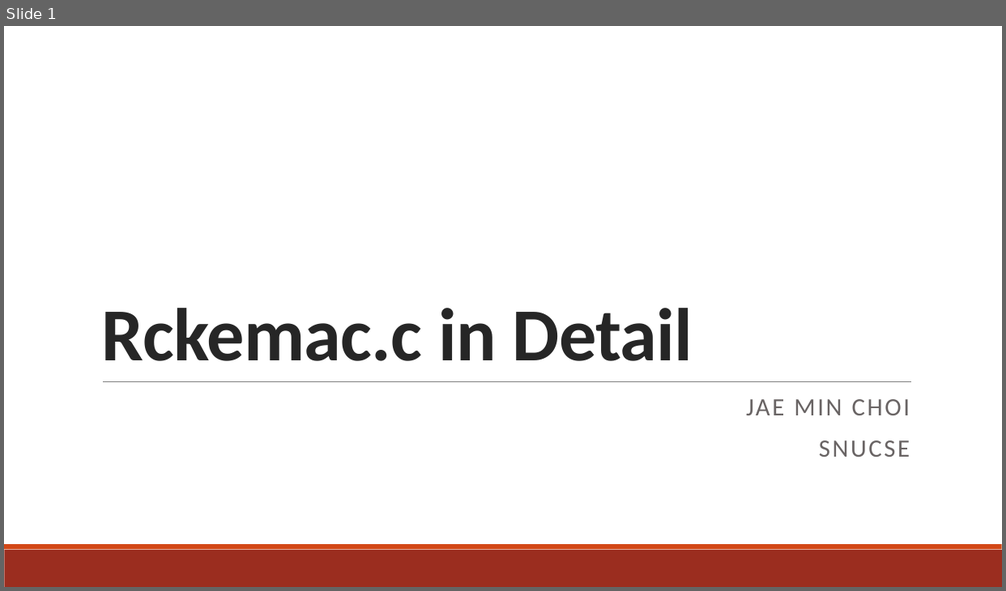
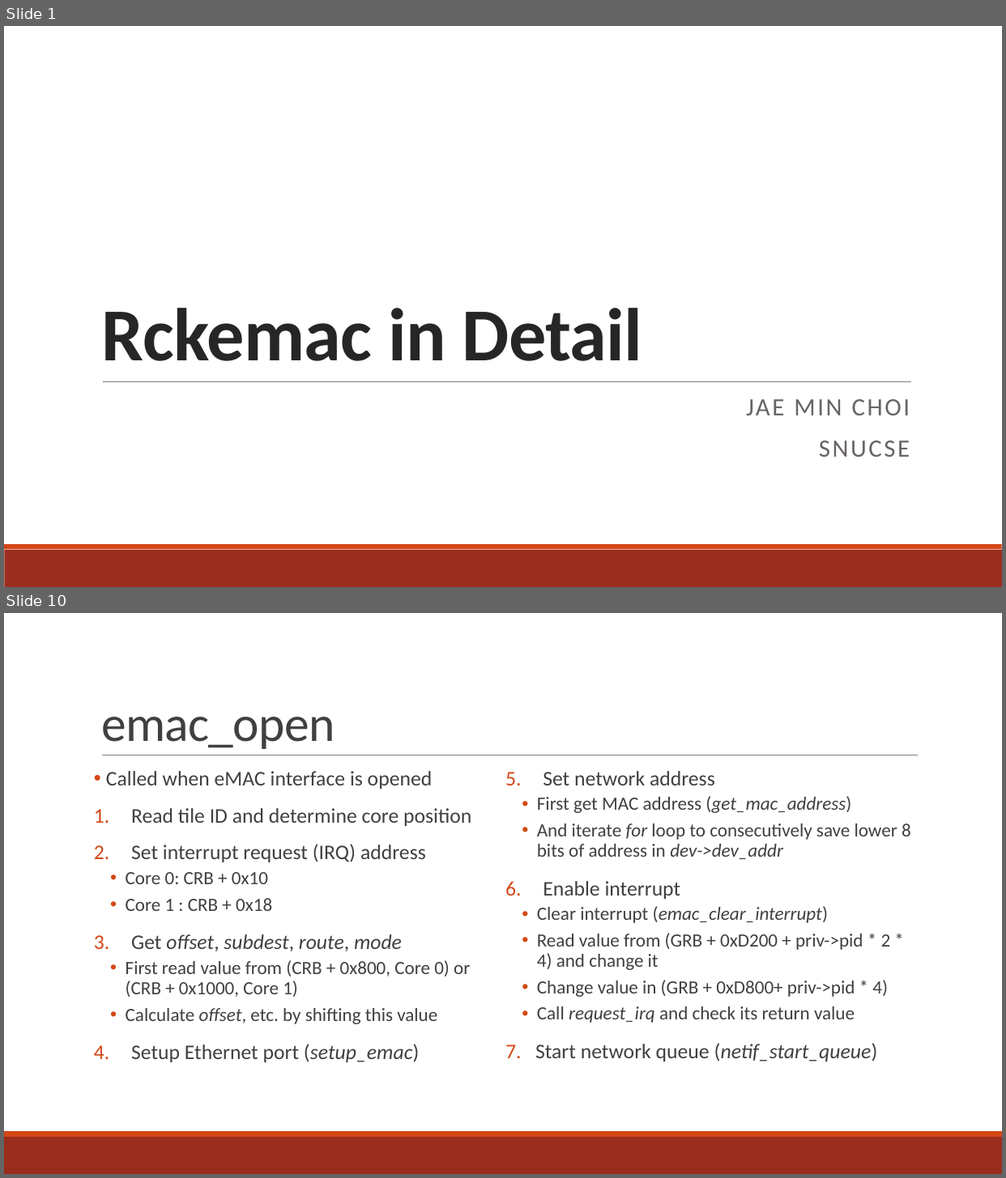
Before and after one commit to minitu/urop_priv, a slide deck: rckemac_detailed.pptx. Shown one above the other, each under a label of ours: slide 1 before the commit, slides 1 and 10 after it; the slides between them are not shown. The pictures are 1006x591 and 1006x1178 pixels, drawn with LibreOffice and Linux fonts; fonts in the diff are those of the drawing. Boxes give left, top, right and bottom in pixels: in the first picture for what was removed or moved away, otherwise in the second. Text is boxed around its words. In the diff, an @@ line names an element or a change of style, - is before the commit and + after.

Commit message:
Need to finish setup_emac TX

```diff
--- a/rckemac_detailed.pptx
+++ b/rckemac_detailed.pptx
@@ slide 10 added at [4,613,1002,1174], background #FFFFFF; not listed: 2 template elements that a slide beside it also shows @@
@@ title added at [101,717,335,749], 48 pt, text #404040 @@
+emac_open
@@ line added from (102, 756) to (918, 756), #808080 0.5 pt @@
@@ text added at [106,771,911,1063], 18 pt, text #404040 @@
+• Called when eMAC interface is opened
+1. Read tile ID and determine core position
+2. Set interrupt request (IRQ) address
+  • Core 0: CRB + 0x10
+  • Core 1 : CRB + 0x18
+3. Get offset, subdest, route, mode
+  • First read value from (CRB + 0x800, Core 0) or (CRB + 0x1000, Core 1)
+  • Calculate offset, etc. by shifting this value
+4. Setup Ethernet port (setup_emac)
+5. Set network address
+  • First get MAC address (get_mac_address)
+  • And iterate for loop to consecutively save lower 8 bits of address in dev->dev_addr
+6. Enable interrupt
+  • Clear interrupt (emac_clear_interrupt)
+  • Read value from (GRB + 0xD200 + priv->pid * 2 * 4) and change it
+  • Change value in (GRB + 0xD800+ priv->pid * 4)
+  • Call request_irq and check its return value
+7. Start network queue (netif_start_queue)
@@ slide 1 changed as well @@
@@ title at [101,308,642,361]: text changed @@
-Rckemac.c in Detail
+Rckemac in Detail
```
Also in this commit, not shown: 1 other slide changed, 9 other slides added, 2 slides removed, 1 other file.
